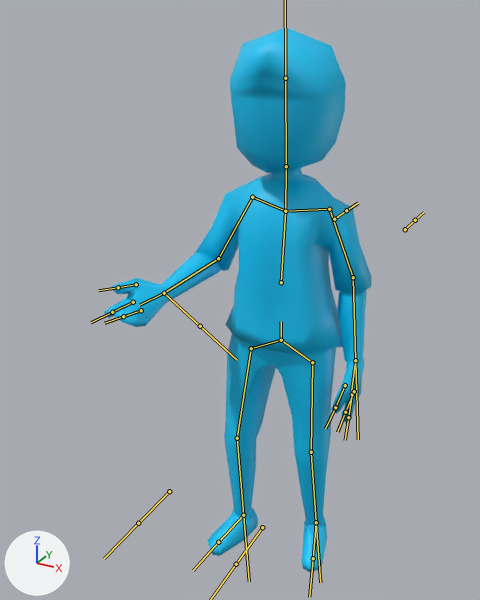
Renders of the FBX model Assets/Visual/Animations/Character_Animations.fbx from each side of a commit.
Both versions are drawn from a 50 mm lens placed at (3.54, -7.51, 7.99), pointed at (-0.34, -0.45, 4.46). Arrows for +X, +Y and +Z are at lower left; the lights stay in place. Both versions are drawn at frame 1 of the action 'Armature|IdleHolding'; the numbers are the values there. The bones that bend it are drawn over the model as lines.

Objects in the first picture: '1'.
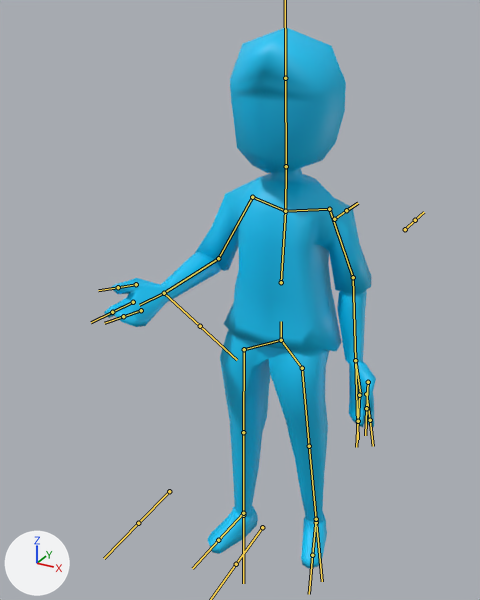
Edits to the scene script, one JSON object a line:
```json
{"block": "bone_l_hip", "where": "bone_l_hip = bpy.data.objects['Armature'].pose.bones['L_Hip']  # child of 'Bone'"}
{"op": "set", "path": "bone_l_hip.rotation_quaternion", "old": "(1.0, 0.0, 0.0, 0.0)", "new": "(0.941, -0.001, -0.138, -0.307)", "note": "degrees (0, 0, 0) -> degrees (5, -15, -37)"}
{"block": "bone_l_thigh", "where": "bone_l_thigh = bpy.data.objects['Armature'].pose.bones['L_Thigh']  # child of 'L_Hip'"}
{"op": "set", "path": "bone_l_thigh.rotation_quaternion", "old": "(1.0, 0.007, -0.009, -0.026)", "new": "(0.909, -0.016, -0.191, 0.37)", "note": "degrees (1, -1, -3) -> degrees (-10, -20, 46)"}
{"block": "bone_l_leg", "where": "bone_l_leg = bpy.data.objects['Armature'].pose.bones['L_Leg']  # child of 'L_Thigh'"}
{"op": "set", "path": "bone_l_leg.rotation_quaternion", "old": "(0.997, -0.006, 0.0, 0.072)", "new": "(0.998, 0.004, 0.0, -0.055)", "note": "degrees (-1, 0, 8) -> degrees (0, 0, -6)"}
{"block": "bone_r_hip", "where": "bone_r_hip = bpy.data.objects['Armature'].pose.bones['R_Hip']  # child of 'Bone'"}
{"op": "set", "path": "bone_r_hip.rotation_quaternion", "old": "(1.0, 0.0, 0.0, 0.0)", "new": "(0.971, 0.05, 0.129, 0.193)", "note": "degrees (0, 0, 0) -> degrees (9, 13, 24)"}
{"block": "bone_r_thigh", "where": "bone_r_thigh = bpy.data.objects['Armature'].pose.bones['R_Thigh']  # child of 'R_Hip'"}
{"op": "set", "path": "bone_r_thigh.rotation_quaternion", "old": "(0.99, 0.012, 0.103, 0.093)", "new": "(0.951, -0.043, 0.206, -0.228)", "note": "degrees (2, 12, 11) -> degrees (-11, 22, -29)"}
{"block": "bone_r_leg", "where": "bone_r_leg = bpy.data.objects['Armature'].pose.bones['R_Leg']  # child of 'R_Thigh'"}
{"op": "set", "path": "bone_r_leg.rotation_quaternion", "old": "(0.996, -0.007, 0.0, -0.093)", "new": "(0.998, 0.004, 0.0, 0.055)", "note": "degrees (-1, 0, -11) -> degrees (0, 0, 6)"}
{"block": "bone_l_foot", "where": "bone_l_foot = bpy.data.objects['Armature'].pose.bones['L_Foot']  # child of 'L_Leg.001'"}
{"op": "set", "path": "bone_l_foot.location", "old": "(0.0, 0.0, 0.0)", "new": "(0.08, -0.02, 0.0)"}
{"block": "bone_r_foot", "where": "bone_r_foot = bpy.data.objects['Armature'].pose.bones['R_Foot']  # child of 'R_Leg.001'"}
{"op": "set", "path": "bone_r_foot.location", "old": "(0.0, 0.0, 0.0)", "new": "(-0.04, -0.02, 0.0)"}
{"block": "bone_l_hand", "where": "bone_l_hand = bpy.data.objects['Armature'].pose.bones['L_Hand']  # child of 'L_Elbo.001'"}
{"op": "set", "path": "bone_l_hand.rotation_quaternion", "old": "(1.0, 0.0, 0.0, 0.0)", "new": "(0.889, 0.19, -0.412, 0.068)", "note": "degrees (0, 0, 0) -> degrees (26, -49, -3)"}
```

Where the change shows, as pixel boxes [x1, y1, x2, y2] in the pictures (480 x 600 px):
```json
{"object": "1", "change": "posed", "before": [104, 28, 372, 572], "after": [104, 28, 376, 569]}
{"bone": "L_Hip", "before": "(281, 340) to (312, 362)", "after": "(281, 340) to (302, 368)"}
{"bone": "L_Thigh", "before": "(312, 362) to (311, 452)", "after": "(302, 368) to (309, 446)"}
{"bone": "L_Leg", "before": "(311, 452) to (316, 522)", "after": "(309, 446) to (316, 519)"}
{"bone": "R_Hip", "before": "(281, 340) to (251, 348)", "after": "(281, 340) to (244, 349)"}
{"bone": "R_Thigh", "before": "(251, 348) to (237, 438)", "after": "(244, 349) to (243, 432)"}
{"bone": "R_Leg", "before": "(237, 438) to (243, 515)", "after": "(243, 432) to (243, 513)"}
{"bone": "L_Foot", "before": "(316, 522) to (313, 558)", "after": "(316, 519) to (312, 555)"}
{"bone": "R_Foot", "before": "(243, 515) to (218, 542)", "after": "(243, 513) to (218, 540)"}
{"bone": "L_Hand", "before": "(355, 360) to (351, 390)", "after": "(355, 360) to (360, 393)"}
```
